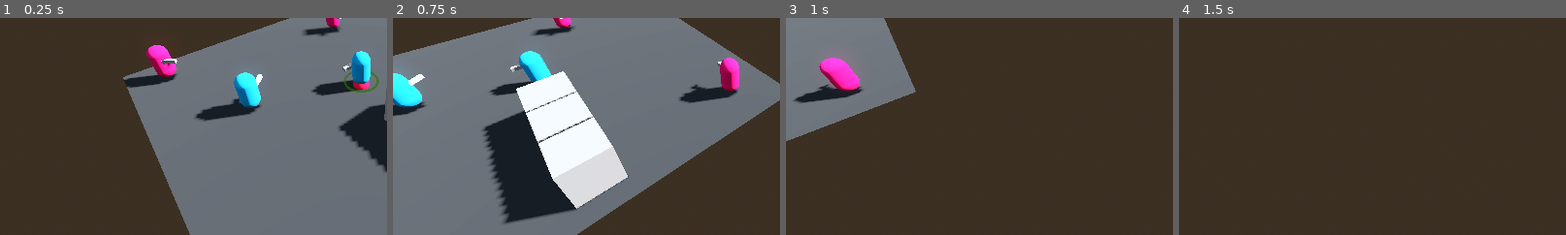
Above: before the commit, frames 1-4 (left to right).
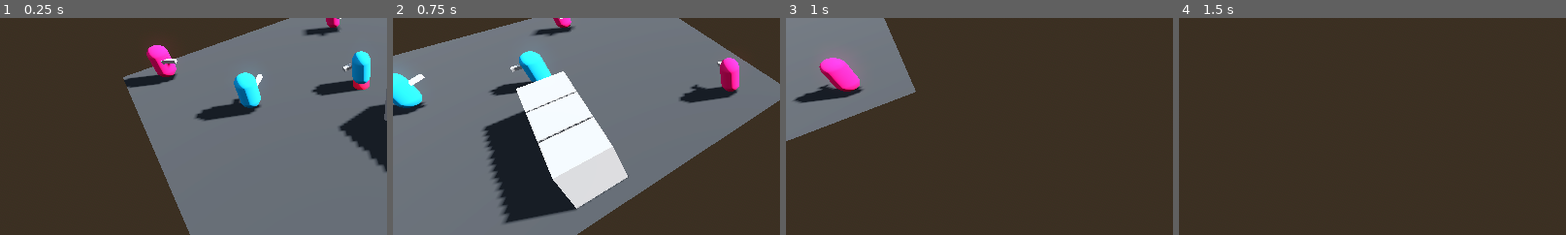
Above: after the commit, the same moments.

Repository: Nordtwig/metrotopia-combat
Game: Godot game, scene res://main.tscn
Same seed, same stepped clock (60 frames per second), same inputs: the game is played once before the commit and once after it.
Inputs (mouse positions are % of the whole screen's width and height, from its top left):
- Up to frame 1 (0.25 s): no input
- Up to frame 2 (0.75 s): tap Enter (ui_accept) at 0.5 s; move the mouse to (72, 45) at 0.52 s; press the mouse at (72, 45) at 0.53 s; hold D (pan_right) from 0.53 s (still down)
- Up to frame 3 (1 s): keep holding D (pan_right); tap Enter (ui_accept) at 0.77 s; tap Shift (shift_modifier, bound only after the commit) at 0.8 s
- Up to frame 4 (1.5 s): move the mouse to (30, 55) at 1.27 s; release D (pan_right) at 1.28 s; release the mouse at (30, 55) at 1.28 s; hold S (pan_backward) from 1.28 s (still down); tap Shift (shift_modifier, bound only after the commit) at 1.35 s
The pictures show only the part of the screen within x 3-53%, y 35-85%; the shares and areas given below are measured in that part.

The runs differ from the first frame. In frame 1, 0.2% of the frame differs, in the area x 88-98%, y 24-35%; in frame 2, nothing differs; in frame 3, nothing differs; in frame 4, nothing differs.

Commit message:
fix deselect and select multiple actors

Diff:
--- a/actor.gd
+++ b/actor.gd
@@ -153,6 +153,7 @@
 
 func _on_clickable_clicked(node: Node3D) -> void:
 	if !node.is_in_group("actors"):
+		_set_selected_indicator(false)
 		return
 
 	if node != self:
--- a/events.gd
+++ b/events.gd
@@ -3,11 +3,3 @@
 signal clickable_clicked(node: Node3D)
 signal actor_died(actor: Actor)
 signal playable_actor_selected(actor: Actor)
-
-
-func _ready() -> void:
-	clickable_clicked.connect(_on_clickable_clicked)
-
-
-func _on_clickable_clicked(node: Node3D) -> void:
-	Logger.log(node.name + " clicked")
--- a/game_manager.gd
+++ b/game_manager.gd
@@ -52,8 +52,11 @@
 					actor._set_selected_indicator(false)
 					_actors.erase(actor)
 			elif intersection.collider.is_in_group("actors"):
-				for actor in _actors:
-					actor._set_selected_indicator(false)
+				if Input.is_action_pressed("shift_modifier"):
+					Events.clickable_clicked.emit(intersection.collider)
+				else:
+					for actor in _actors:
+						actor._set_selected_indicator(false)
 				Events.clickable_clicked.emit(intersection.collider)
 	if event.is_action_pressed("ui_accept"):
 		print("toggling mute log")
--- a/main.tscn
+++ b/main.tscn
@@ -49,11 +49,9 @@
 [sub_resource type="SphereMesh" id="SphereMesh_usyuv"]
 material = SubResource("StandardMaterial3D_4r0qn")
 
-[node name="Main" type="Node3D" node_paths=PackedStringArray("_camera", "_actors", "_enemies", "_indicator", "_aim_indicator")]
+[node name="Main" type="Node3D" node_paths=PackedStringArray("_camera", "_indicator", "_aim_indicator")]
 script = ExtResource("1_krrju")
 _camera = NodePath("CameraArm/Camera")
-_actors = [NodePath("Actors/Actor")]
-_enemies = [NodePath("Actors/Actor2"), NodePath("Actors/Actor3"), NodePath("Actors/Actor4"), NodePath("Actors/Actor5")]
 _indicator = NodePath("MoveIndicator")
 _aim_indicator = NodePath("AimIndicator")
 
--- a/project.godot
+++ b/project.godot
@@ -53,6 +53,11 @@
 "events": [Object(InputEventKey,"resource_local_to_scene":false,"resource_name":"","device":-1,"window_id":0,"alt_pressed":false,"shift_pressed":false,"ctrl_pressed":false,"meta_pressed":false,"pressed":false,"keycode":0,"physical_keycode":83,"key_label":0,"unicode":115,"echo":false,"script":null)
 ]
 }
+shift_modifier={
+"deadzone": 0.5,
+"events": [Object(InputEventKey,"resource_local_to_scene":false,"resource_name":"","device":-1,"window_id":0,"alt_pressed":false,"shift_pressed":false,"ctrl_pressed":false,"meta_pressed":false,"pressed":false,"keycode":0,"physical_keycode":4194325,"key_label":0,"unicode":0,"echo":false,"script":null)
+]
+}
 
 [layer_names]
 
